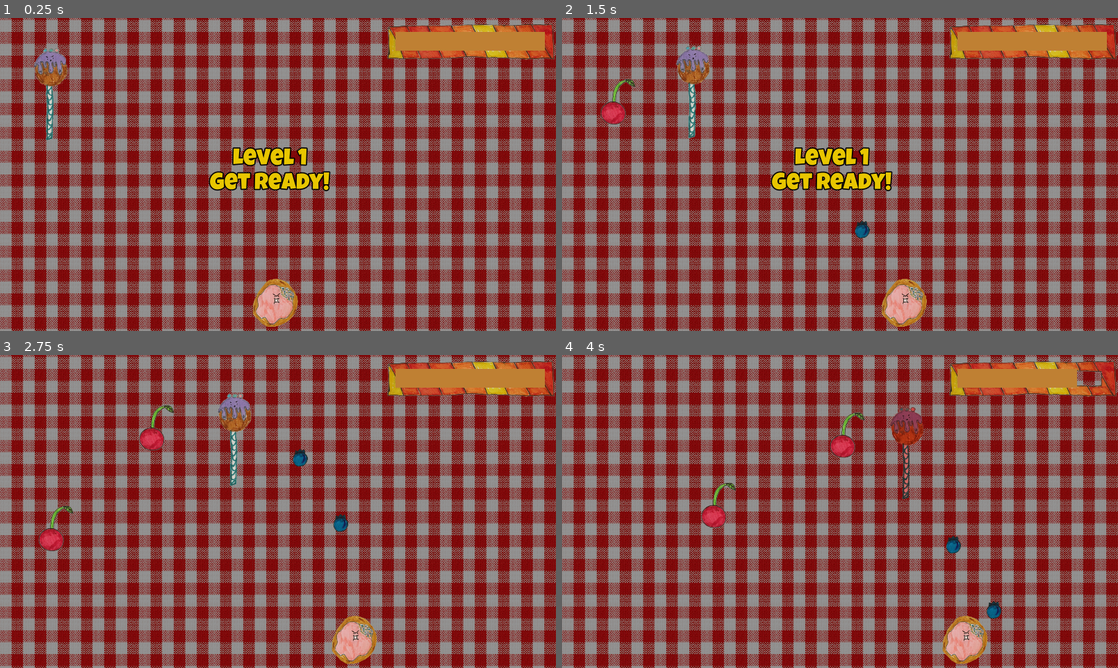
Above: before the commit, frames 1-4 (two rows, left to right).
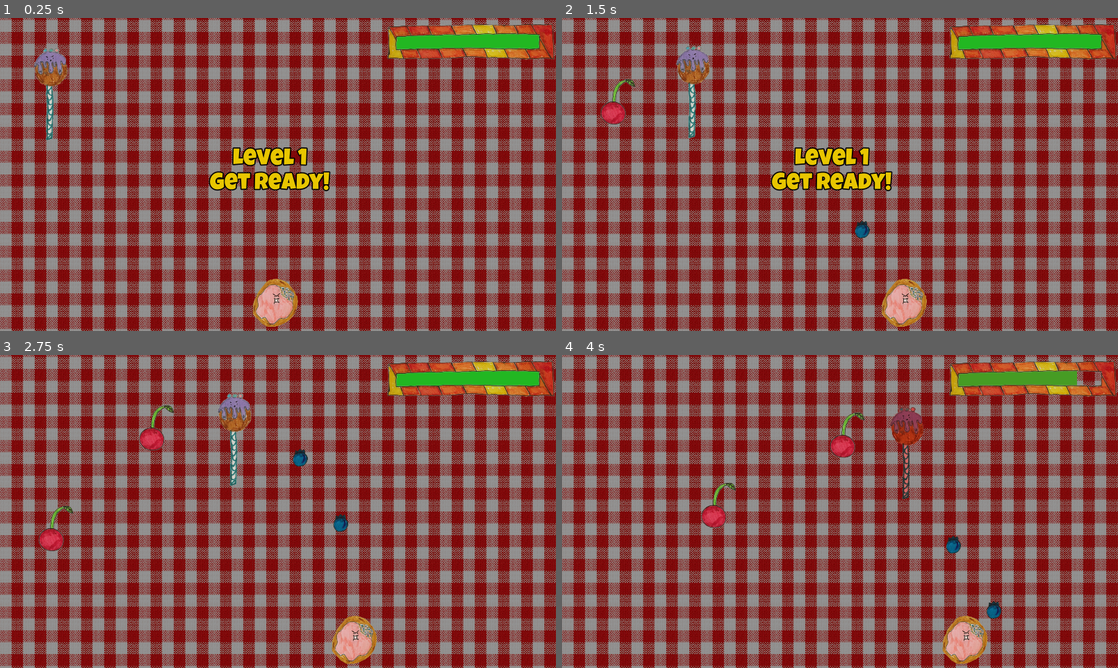
Above: after the commit, the same moments.

Repository: sdt/cake-invaders
Game: Godot game, scene res://Game.tscn
Same seed, same stepped clock (60 frames per second), same inputs: the game is played once before the commit and once after it.
Inputs:
- Up to frame 1 (0.25 s): no input
- Up to frame 2 (1.5 s): hold Right 0.53-1.28 s; tap Space at 0.77 s; hold Left from 1.28 s (still down)
- Up to frame 3 (2.75 s): tap Space at 1.52 s; release Left at 2.03 s; hold Right from 2.03 s (still down)
- Up to frame 4 (4 s): tap Space at 3.02, 3.77 s; release Right at 3.53 s; hold Left from 3.53 s (still down)

The runs differ from the first frame. In frame 1, 1.5% of the frame differs, in the area x 71-98%, y 4-11%; in frame 2, 1.5%; in frame 3, 1.5%; in frame 4, 1.2%.

Commit message:
More working healthbar

Diff:
--- /dev/null
+++ b/BarCanvas.gd
@@ -0,0 +1,16 @@
+extends Node2D
+
+func interpolate(a, b, t):
+	return a + (b - a) * t
+
+func interpolate_color(a, b, t):
+	var h = interpolate(a.h, b.h, t)
+	var s = interpolate(a.s, b.s, t)
+	var v = interpolate(a.v, b.v, t)
+	return Color.from_hsv(h, s, v)
+
+func _draw():
+	var p = get_parent()
+	var bar = Vector2(p.bar.x * p.value, p.bar.y)
+	var c = interpolate(p.healthyColor, p.sickColor, 1.0 - p.value)
+	draw_rect(Rect2(p.barOffset, bar), c, true)
--- a/HealthBar.gd
+++ b/HealthBar.gd
@@ -2,21 +2,12 @@
 extends Sprite
 
 export(Vector2) var bar
+export(Color) var healthyColor = Color.green
+export(Color) var sickColor = Color.red
 
 var value = 1.0
-var barOffset = bar / 2
-
-func _ready():
-	barOffset = -bar / 2
-	show_behind_parent = true
+onready var barOffset = -bar / 2
 
 func setValue(currentHealth, maxHealth):
 	value = currentHealth * 1.0 / maxHealth
-	update()
-
-func _draw():
-	var foo = Vector2(bar.x * value, bar.y)
-	var z = z_index
-	z_index = z_index + 1
-	draw_rect(Rect2(barOffset, foo), Color(0.75, 0.5, 0.2), true)
-	z_index = z
+	$BarCanvas.update()
--- a/HealthBar.tscn
+++ b/HealthBar.tscn
@@ -1,7 +1,14 @@
-[gd_scene load_steps=2 format=2]
+[gd_scene load_steps=3 format=2]
 
 [ext_resource path="res://HealthBar.gd" type="Script" id=1]
+[ext_resource path="res://BarCanvas.gd" type="Script" id=2]
 
 [node name="HealthBar" type="Sprite"]
 z_index = 5
 script = ExtResource( 1 )
+healthyColor = Color( 0.133333, 0.717647, 0.133333, 1 )
+sickColor = Color( 0.847059, 0.180392, 0.180392, 1 )
+
+[node name="BarCanvas" type="Node2D" parent="."]
+z_index = -1
+script = ExtResource( 2 )
